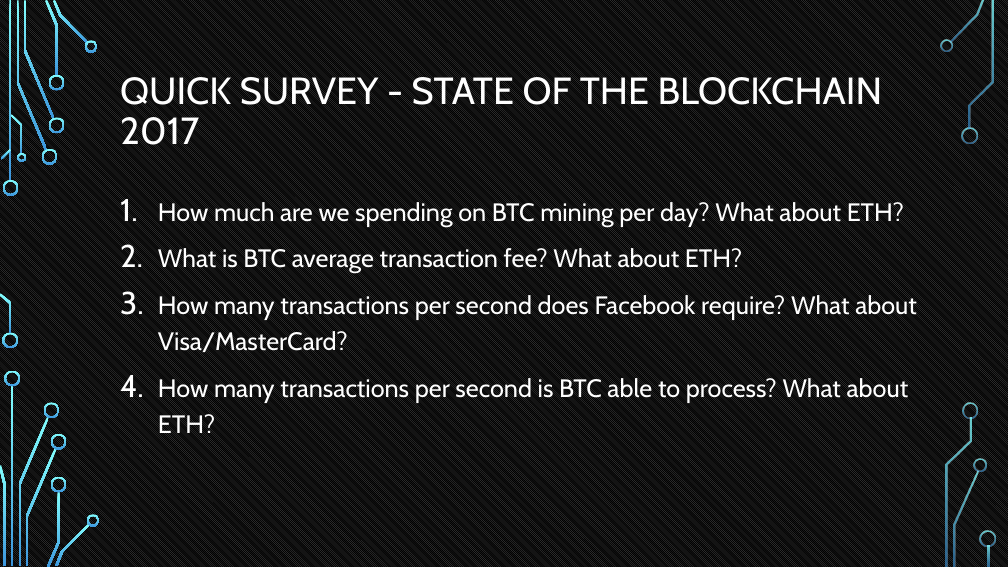
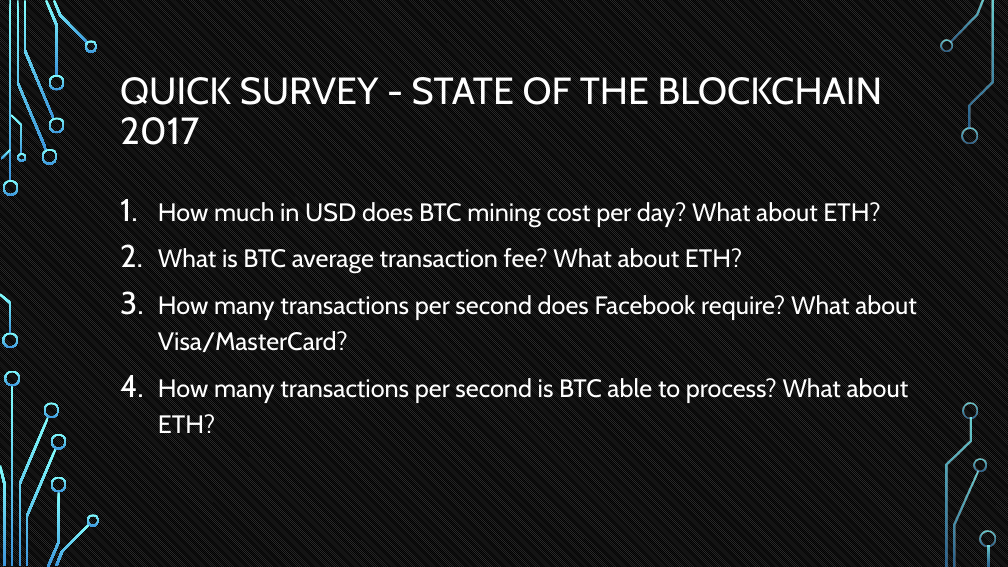
Before and after one commit to tokenika/tokenika.github.io, a slide deck: slide 6 of WarsawBlock.pptx. Drawn at 1008x567 pixels with LibreOffice and Linux fonts; fonts in the diff are those of the drawing; background and template pictures are left out. Boxes give left, top, right and bottom in pixels: in the first picture for what was removed or moved away, otherwise in the second. Text is boxed around its words. In the diff, an @@ line names an element or a change of style, - is before the commit and + after.

```diff
--- a/WarsawBlock.pptx
+++ b/WarsawBlock.pptx
@@ text at [158, 202, 880, 227]: text changed @@
-1. How much are we spending on BTC mining per day? What about ETH?
+1. How much in USD does BTC mining cost per day? What about ETH?
```
Also in this commit, not shown: 9 other slides changed, 1 slide added, 1 other file.
